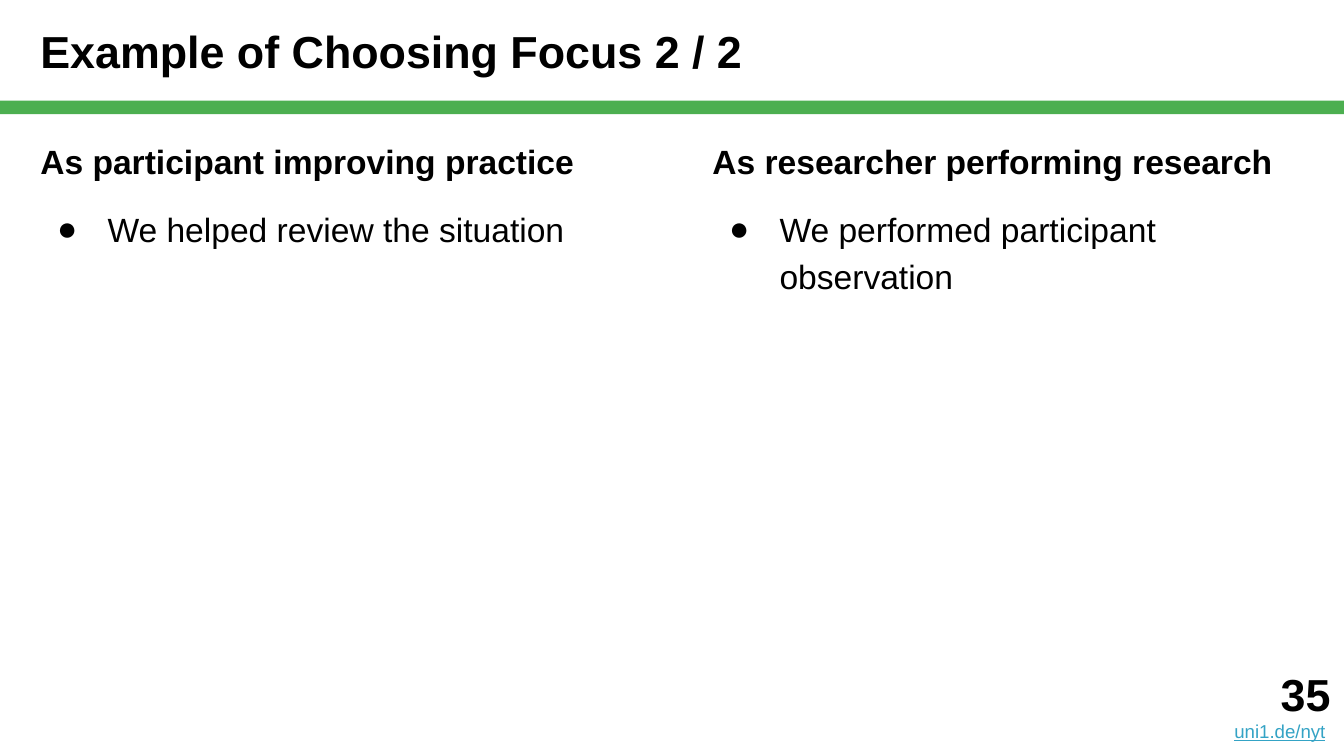
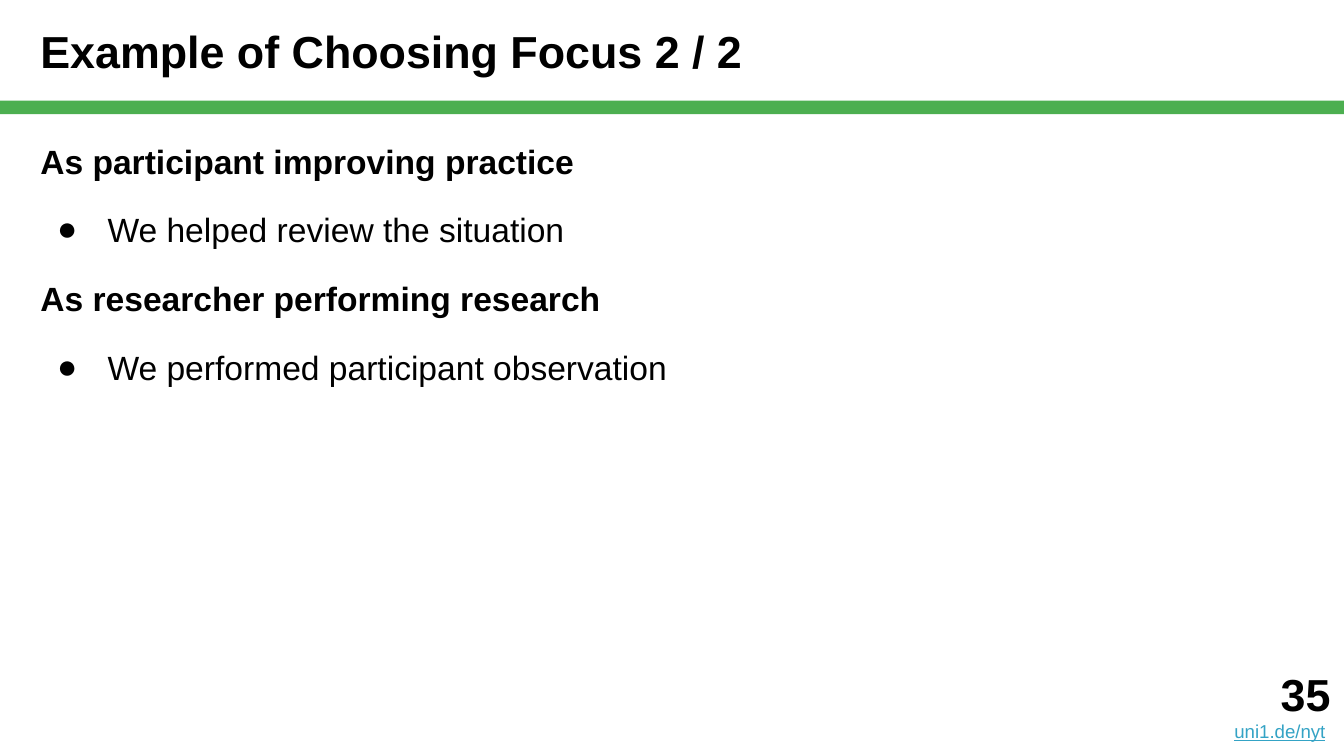
Before and after one commit to dirkriehle/nyt-course, a slide deck: slide 35 of Lecture slides/NYT C04 - Action Research.pptx. Drawn at 1344x756 pixels with LibreOffice and Linux fonts; fonts in the diff are those of the drawing. Boxes give left, top, right and bottom in pixels: in the first picture for what was removed or moved away, otherwise in the second. Text is boxed around its words. In the diff, an @@ line names an element or a change of style, - is before the commit and + after.

Commit message:
Added Action Research (C04) slide update (pre-lecture)

```diff
--- a/Lecture slides/NYT C04 - Action Research.pptx
+++ b/Lecture slides/NYT C04 - Action Research.pptx
@@ text removed at [712, 149, 1272, 290] @@
-As researcher performing research
-● We performed participant observation
@@ text at [40, 286, 667, 386]: paragraphs added @@
+As researcher performing research
+● We performed participant observation
```
Also in this commit, not shown: 10 other slides changed, 1 other file.
